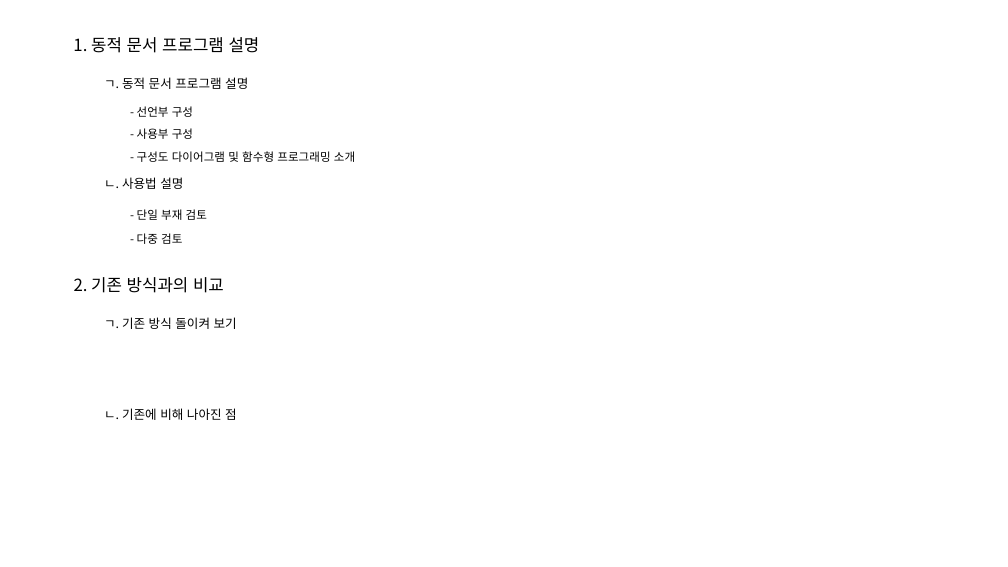
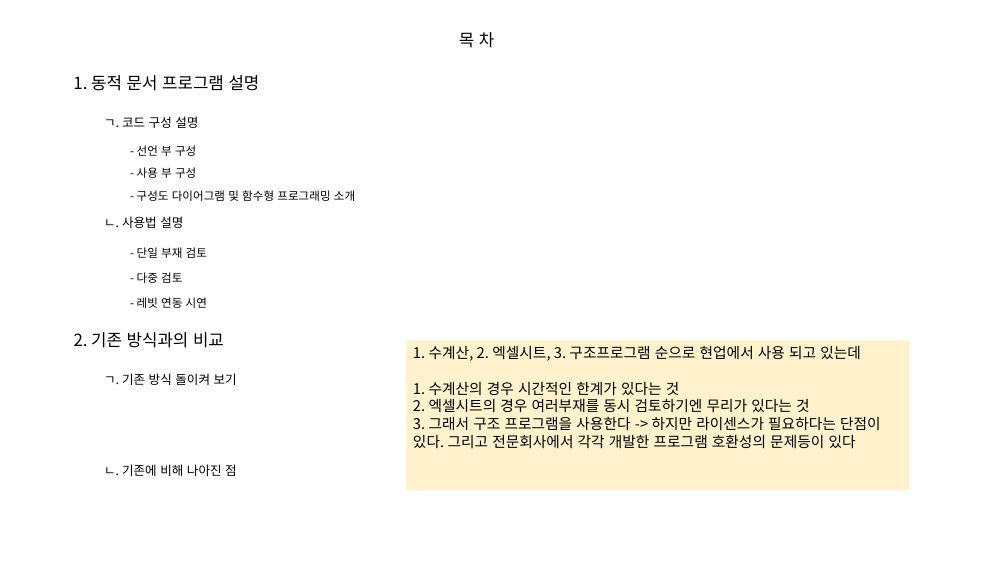
Before and after one commit to hnanmal/mkcljpt_volume, a slide deck: slide 2 of documentum/건축심화세미나(2022)/최종발표/4. 동적문서를 활용한 구조프로그램 작성 - 장만규 매니저, 황재승 매니저/동적문서를 활용한 구조프로그램 작성_발표용.pptx. Drawn at 1008x567 pixels with LibreOffice and Linux fonts; fonts in the diff are those of the drawing. Boxes give left, top, right and bottom in pixels: in the first picture for what was removed or moved away, otherwise in the second. Text is boxed around its words. In the diff, an @@ line names an element or a change of style, - is before the commit and + after.

```diff
--- a/documentum/건축심화세미나(2022)/최종발표/4. 동적문서를 활용한 구조프로그램 작성 - 장만규 매니저, 황재승 매니저/동적문서를 활용한 구조프로그램 작성_발표용.pptx
+++ b/documentum/건축심화세미나(2022)/최종발표/4. 동적문서를 활용한 구조프로그램 작성 - 장만규 매니저, 황재승 매니저/동적문서를 활용한 구조프로그램 작성_발표용.pptx
@@ text added at (x1=459, y1=32, x2=494, y2=48), 16 pt, text #000000 @@
+목 차
@@ text at (x1=104, y1=116, x2=198, y2=128): text changed @@
-ㄱ. 동적 문서 프로그램 설명
+ㄱ. 코드 구성 설명
@@ text at (x1=137, y1=145, x2=196, y2=156): spaces changed @@
-- 선언부 구성
+- 선언 부 구성
@@ text at (x1=137, y1=167, x2=196, y2=178): spaces changed @@
-- 사용부 구성
+- 사용 부 구성
@@ 5 texts moved together from (x1=73, y1=37, x2=355, y2=244) to (x1=73, y1=75, x2=355, y2=283) @@
@@ text added at (x1=137, y1=297, x2=207, y2=308), 11 pt, text #000000 @@
+- 레빗 연동 시연
@@ rectangle added at (x1=405, y1=340, x2=910, y2=491), fill #FFF2CC, 14 pt, text #000000 @@
+1. 수계산, 2. 엑셀시트, 3. 구조프로그램 순으로 현업에서 사용 되고 있는데
+1. 수계산의 경우 시간적인 한계가 있다는 것
+2. 엑셀시트의 경우 여러부재를 동시 검토하기엔 무리가 있다는 것
+3. 그래서 구조 프로그램을 사용한다 -> 하지만 라이센스가 필요하다는 단점이 있다. 그리고 전문회사에서 각각 개발한 프로그램 호환성의 문제등이 있다
@@ 3 texts moved together from (x1=74, y1=277, x2=237, y2=420) to (x1=74, y1=332, x2=237, y2=476) @@
```
Also in this commit, not shown: 1 other slide changed, 31 slides added, 5 slides removed, 2 other files.
